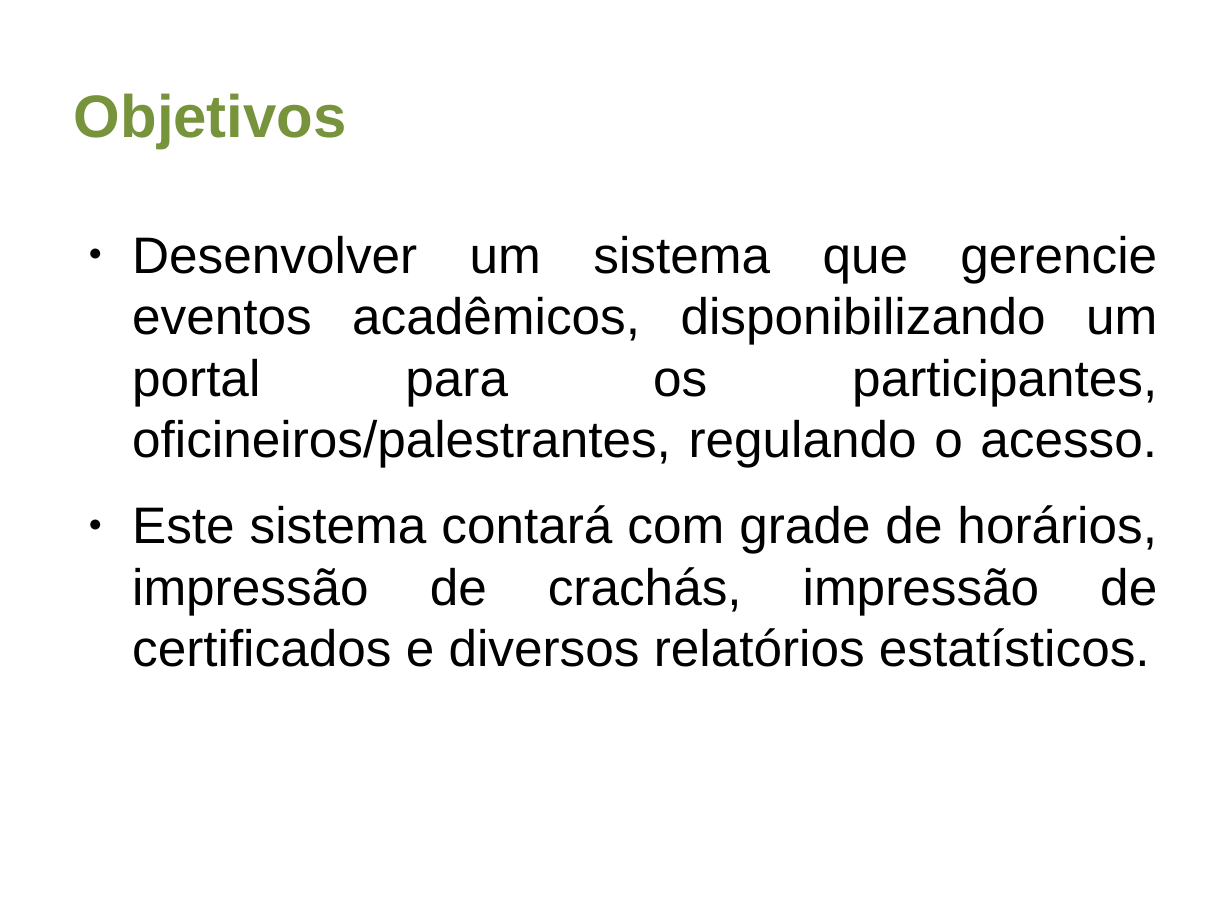
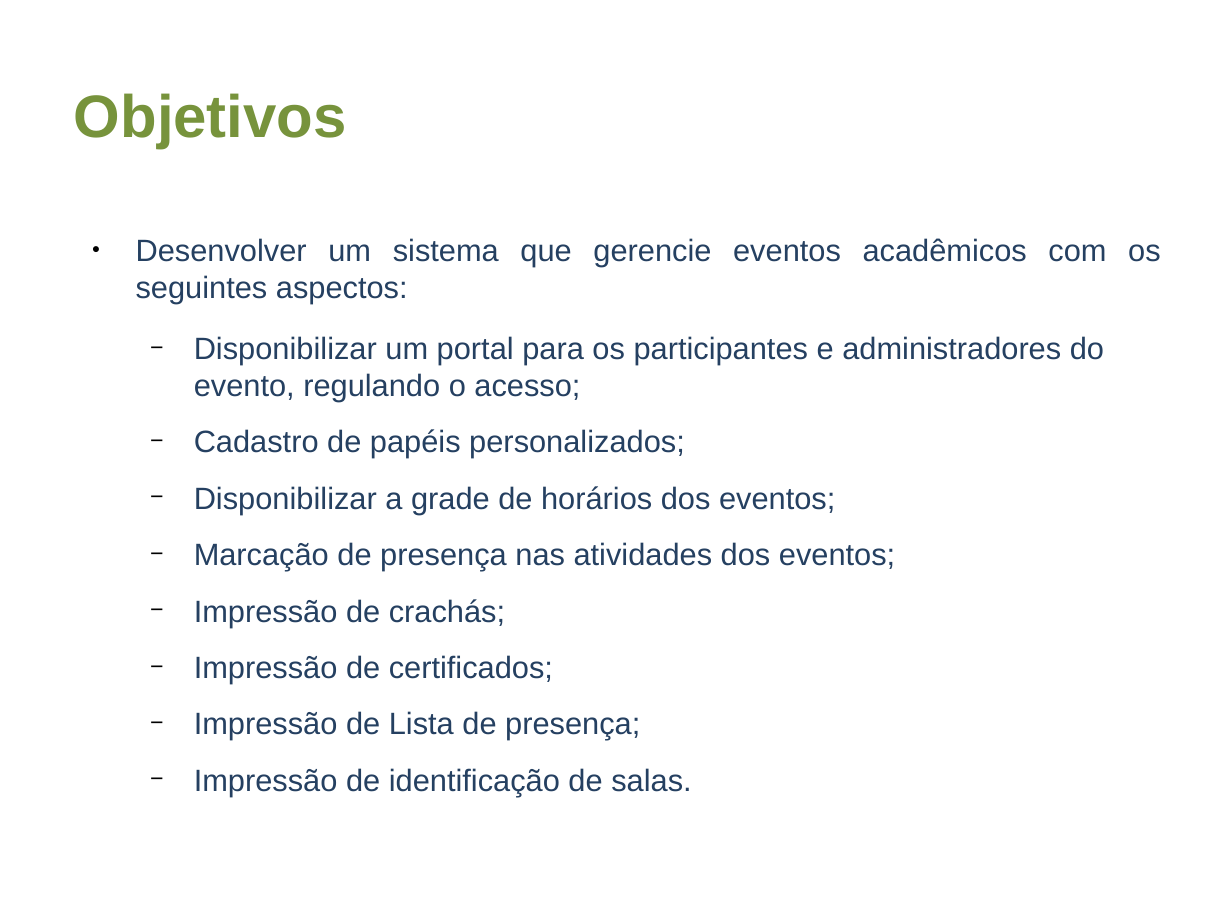
Before and after one commit to aweiand/jarbas, a slide deck: slide 4 of assets/docs/Apresentacao Jarbas.odp. Drawn at 1232x924 pixels with LibreOffice and Linux fonts; fonts in the diff are those of the drawing. Boxes give left, top, right and bottom in pixels: in the first picture for what was removed or moved away, otherwise in the second. Text is boxed around its words. In the diff, an @@ line names an element or a change of style, - is before the commit and + after.

Commit message:
Alterações para apresentação dos eventos em destaque na página inicial; Alterações no certificado para tornar visível a logo do evento, se houver; Apresentação praticamente finalizada.

```diff
--- a/assets/docs/Apresentacao Jarbas.odp
+++ b/assets/docs/Apresentacao Jarbas.odp
@@ text at box(136, 238, 1161, 796): text changed; size 30 to 18 pt; text colour #000000 to #254061 @@
-● Desenvolver um sistema que gerencie eventos acadêmicos, disponibilizando um portal para os participantes, oficineiros/palestrantes, regulando o acesso.
-● Este sistema contará com grade de horários, impressão de crachás, impressão de certificados e diversos relatórios estatísticos.
+● Desenvolver um sistema que gerencie eventos acadêmicos com os seguintes aspectos:
+  − Disponibilizar um portal para os participantes e administradores do evento, regulando o acesso;
+  − Cadastro de papéis personalizados;
+  − Disponibilizar a grade de horários dos eventos;
+  − Marcação de presença nas atividades dos eventos;
+  − Impressão de crachás;
+  − Impressão de certificados;
+  − Impressão de Lista de presença;
+  − Impressão de identificação de salas.
```
Also in this commit, not shown: 6 other slides changed, 10 slides added, 3 slides removed, 7 other files.
